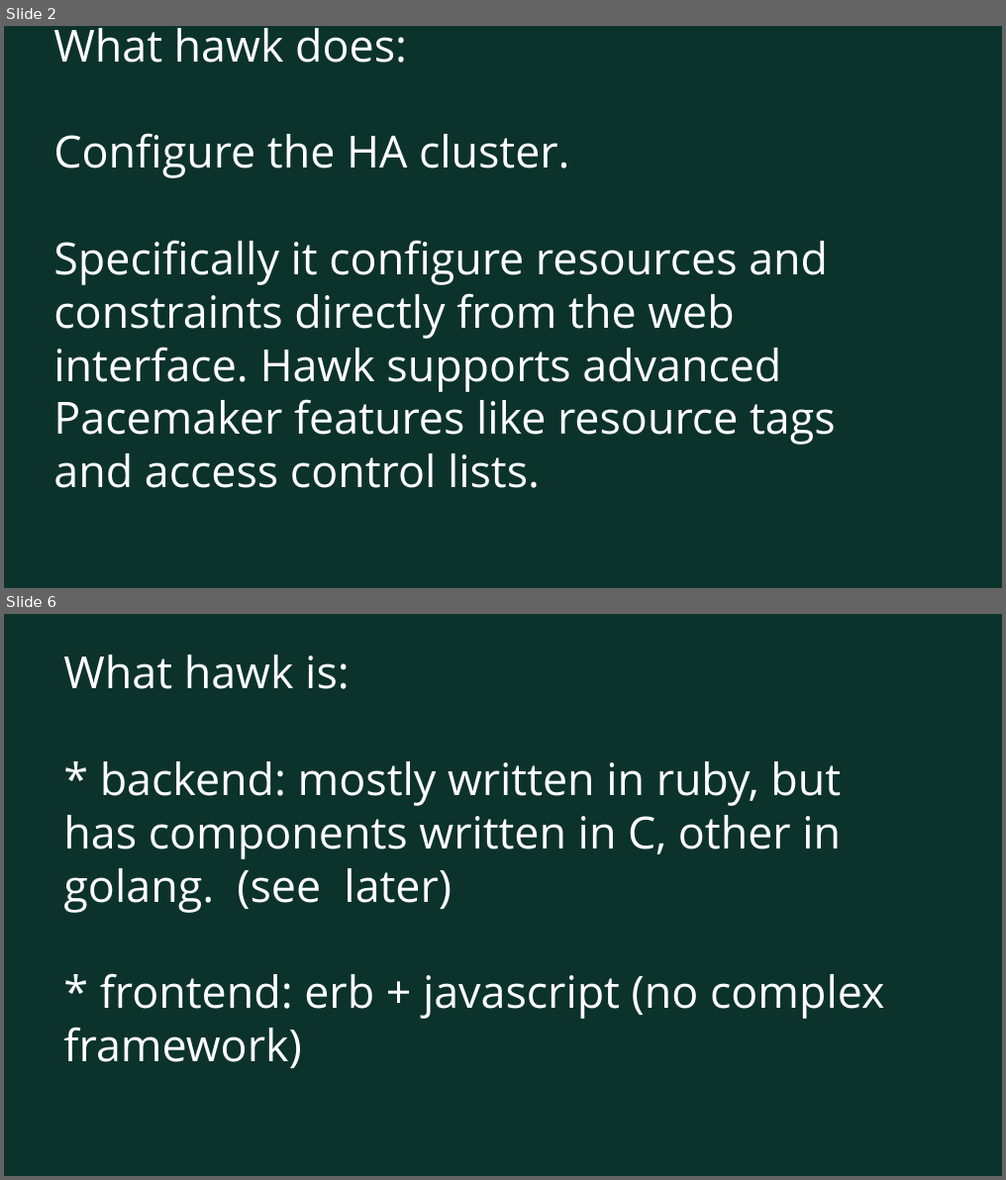
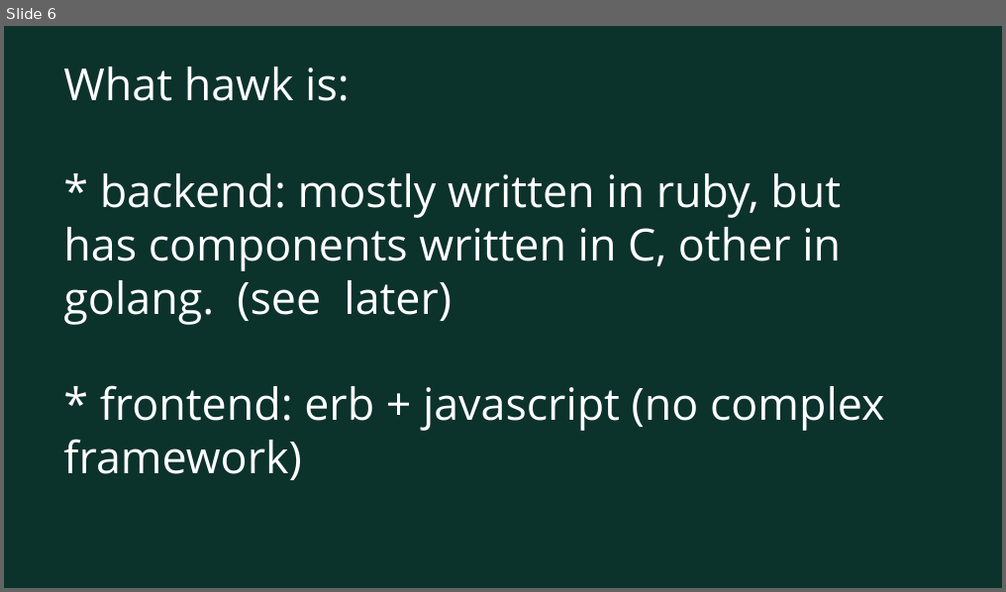
Before and after one commit to MalloZup/work-presentations, a slide deck: shap-presentations/hawk.odp. Shown one above the other, each under a label of ours: slides 2 and 6 before the commit, slide 6 after it; the slides between them are not shown. The pictures are 1006x1180 and 1006x592 pixels, drawn with LibreOffice and Linux fonts; fonts in the diff are those of the drawing; background and template pictures are left out. Boxes give left, top, right and bottom in pixels: in the first picture for what was removed or moved away, otherwise in the second. Text is boxed around its words. In the diff, an @@ line names an element or a change of style, - is before the commit and + after.

```diff
--- a/shap-presentations/hawk.odp
+++ b/shap-presentations/hawk.odp
@@ slide 2 removed at box(4, 26, 1002, 588), background #0C322C @@
@@ title removed at box(54, 28, 836, 488) @@
-What hawk does:
-Configure the HA cluster.
-Specifically it configure resources and constraints directly from the web interface. Hawk supports advanced Pacemaker features like resource tags and access control lists.
```
Also in this commit, not shown: 4 slides changed, 2 slides added, 2 other slides removed, 3 other files.
